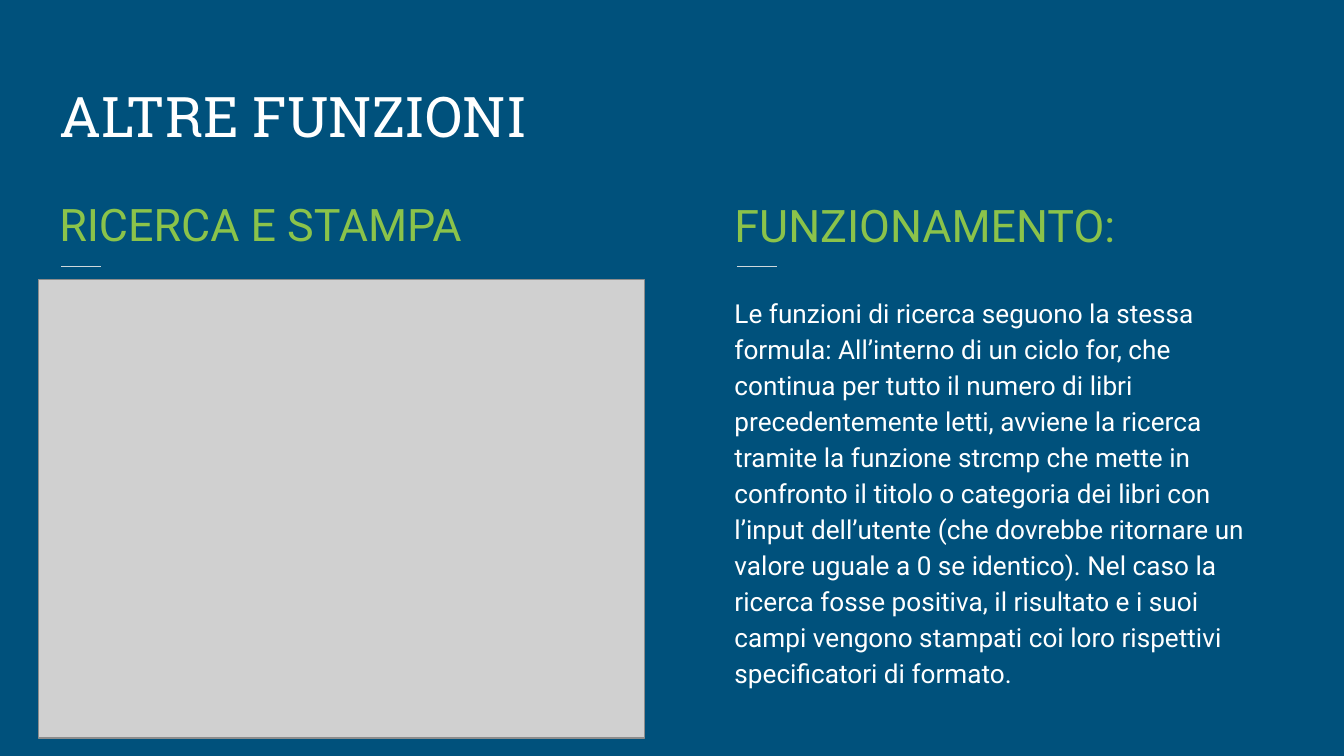
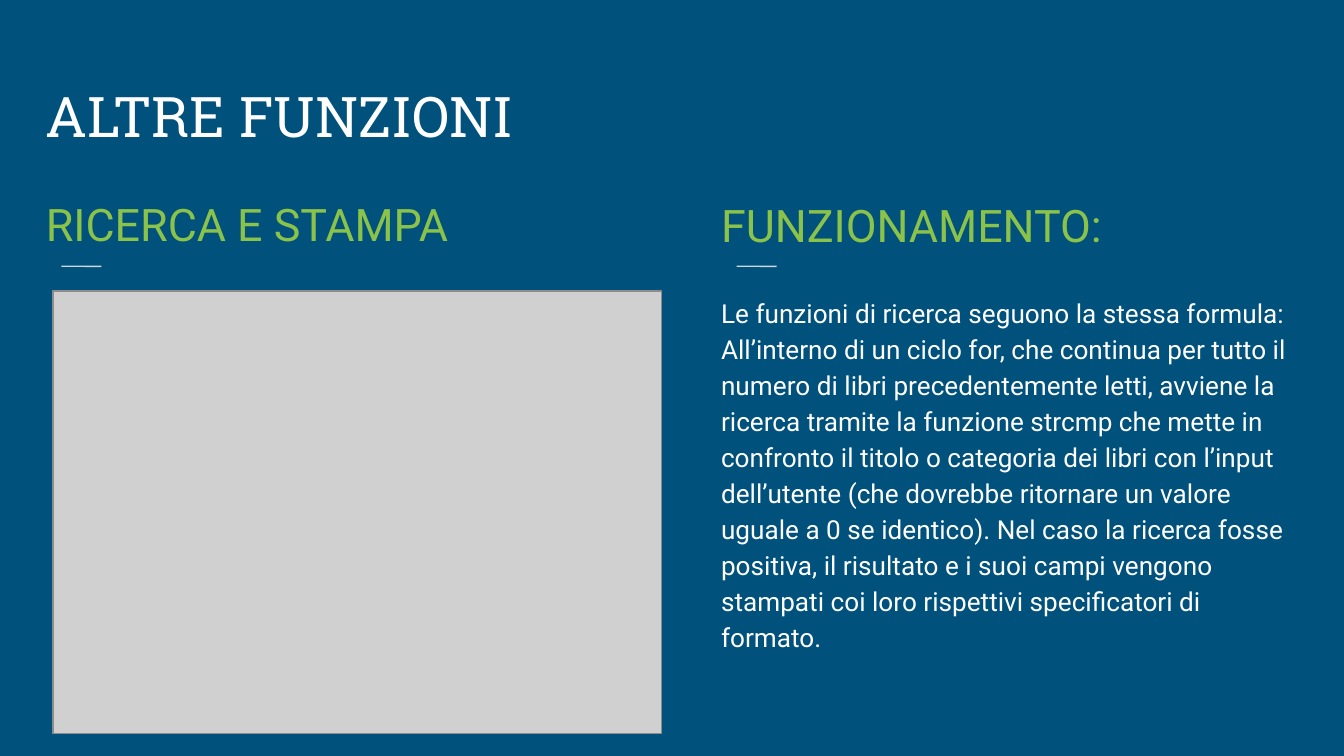
Before and after one commit to TarikMansour/C-2024-2025, a slide deck: slide 4 of Progettazione.pptx. Drawn at 1344x756 pixels with LibreOffice and Linux fonts; fonts in the diff are those of the drawing; grey boxes stand for pictures. Boxes give left, top, right and bottom in pixels: in the first picture for what was removed or moved away, otherwise in the second. Text is boxed around its words. In the diff, an @@ line names an element or a change of style, - is before the commit and + after.

```diff
--- a/Progettazione.pptx
+++ b/Progettazione.pptx
@@ picture: place and size @@
-picture at [39,280,645,738]
+picture at [52,292,661,734]
@@ 3 texts, 1 title: place and size @@
-3 texts, 1 title at [59,96,1244,689]
+3 texts, 1 title at [46,96,1286,648]
```
Also in this commit, not shown: 4 other slides changed, 1 slide removed.
